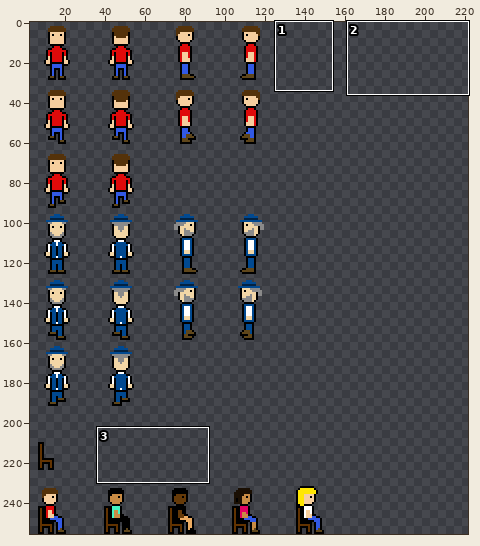
One commit to this sprite sheet: res/characterSheet.png. The first picture is a wide view before the edit; the outline marks the close-up.
Close-up. Before the edit:
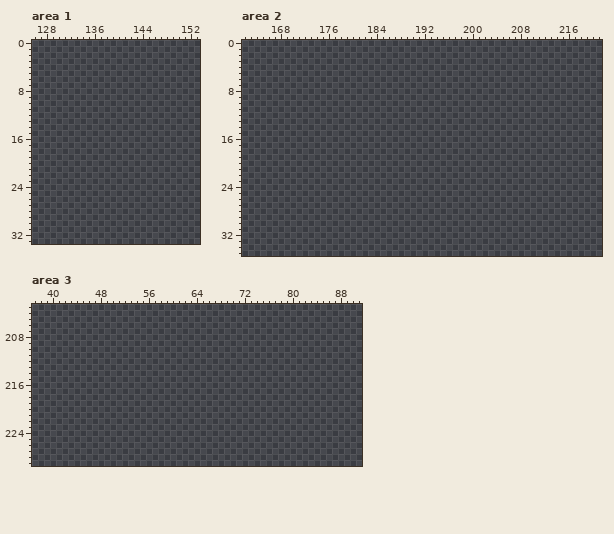
The file is 256x256 pixels. Pixels under 10% opacity are left out. Colours within 5 levels of each other are drawn and written as one. Shown: area 1: x 126..153, y 0..33; area 2: x 162..221, y 0..35; area 3: x 37..91, y 203..229. The wide view leaves out empty margins.
The result:
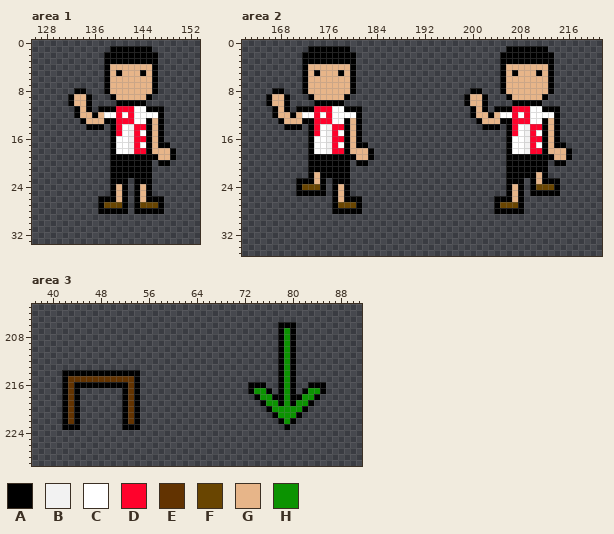
Palette (. is transparent): A #000000  B #f2f2f2  C #ffffff  D #ff022c  E #623301  F #694501  G #e7b589  H #0b9301
Diff:
Area 1:
y 1: x 139..145 ....... -> AAAAAAA
y 2..3: x 138..146 ......... -> AAAAAAAAA
y 4: x 138..146 ......... -> AGGGGGGGA
y 5: x 138..146 ......... -> AGAGGGAGA
y 6..7: x 138..146 ......... -> AGGGGGGGA
y 8: x 133..134 .. -> AA; x 138..146 ......... -> AGGGGGGGA
y 9: x 132..135 .... -> AGGA; x 139..145 ....... -> AGGGGGA
y 10: x 132..135 .... -> AGGA; x 140..144 ..... -> AAAAA
y 11: x 133..135 ... -> AGA; x 137..147 ........... -> AAADDDCCAAA
y 12: x 133..147 ............... -> AGGAGCCDCDCCCCA
y 13: x 134..147 .............. -> AGGGAADDDCCAGA
y 14: x 135..137 ... -> AAA; x 139..147 ......... -> ADCBDDAGA
y 15: x 139..147 ......... -> ADCBDCAGA
y 16: x 139..147 ......... -> ACCBDDAGA
y 17: x 139..148 .......... -> ACCBDCAGAA
y 18: x 139..149 ........... -> ACCBDDAGGGA
y 19: x 139..149 ........... -> AAAAAAAAGGA
y 20: x 139..145 ....... -> AAAAAAA; x 147..148 .. -> AA
y 21..22: x 139..145 ....... -> AAAAAAA
y 23: x 139..141 ... -> AAA; x 143..145 ... -> AAA
y 24..25: x 139..141 ... -> AGA; x 143..145 ... -> AGA
y 26: x 137..141 ..... -> AAAGA; x 143..147 ..... -> AGAAA
y 27: x 137..141 ..... -> AFFFA; x 143..147 ..... -> AFFFA
y 28: x 137..141 ..... -> AAAAA; x 143..147 ..... -> AAAAA
Area 2:
y 1: x 173..179 ....... -> AAAAAAA; x 206..212 ....... -> AAAAAAA
y 2..3: x 172..180 ......... -> AAAAAAAAA; x 205..213 ......... -> AAAAAAAAA
y 4: x 172..180 ......... -> AGGGGGGGA; x 205..213 ......... -> AGGGGGGGA
y 5: x 172..180 ......... -> AGAGGGAGA; x 205..213 ......... -> AGAGGGAGA
y 6..7: x 172..180 ......... -> AGGGGGGGA; x 205..213 ......... -> AGGGGGGGA
y 8: x 167..168 .. -> AA; x 172..180 ......... -> AGGGGGGGA; x 200..201 .. -> AA; x 205..213 ......... -> AGGGGGGGA
y 9: x 166..169 .... -> AGGA; x 173..179 ....... -> AGGGGGA; x 199..202 .... -> AGGA; x 206..212 ....... -> AGGGGGA
y 10: x 166..169 .... -> AGGA; x 174..178 ..... -> AAAAA; x 199..202 .... -> AGGA; x 207..211 ..... -> AAAAA
y 11: x 167..169 ... -> AGA; x 171..181 ........... -> AAADDDCCAAA; x 200..202 ... -> AGA; x 204..214 ........... -> AAADDDCCAAA
y 12: x 167..181 ............... -> AGGAGCCDCDCCCCA; x 200..214 ............... -> AGGAGCCDCDCCCCA
y 13: x 168..181 .............. -> AGGGAADDDCCAGA; x 201..214 .............. -> AGGGAADDDCCAGA
y 14: x 169..171 ... -> AAA; x 173..181 ......... -> ADCBDDAGA; x 202..204 ... -> AAA; x 206..214 ......... -> ADCBDDAGA
y 15: x 173..181 ......... -> ADCBDCAGA; x 206..214 ......... -> ADCBDCAGA
y 16: x 173..181 ......... -> ACCBDDAGA; x 206..214 ......... -> ACCBDDAGA
y 17: x 173..182 .......... -> ACCBDCAGAA; x 206..215 .......... -> ACCBDCAGAA
y 18: x 173..183 ........... -> ACCBDDAGGGA; x 206..216 ........... -> ACCBDDAGGGA
y 19: x 173..183 ........... -> AAAAAAAAGGA; x 206..216 ........... -> AAAAAAAAGGA
y 20: x 173..179 ....... -> AAAAAAA; x 181..182 .. -> AA; x 206..212 ....... -> AAAAAAA; x 214..215 .. -> AA
y 21: x 173..179 ....... -> AAAAAAA; x 206..212 ....... -> AAAAAAA
y 22: x 173..179 ....... -> AGAAAAA; x 206..212 ....... -> AAAAAGA
y 23: x 171..175 ..... -> AAAGA; x 177..179 ... -> AAA; x 206..208 ... -> AAA; x 210..214 ..... -> AGAAA
y 24: x 171..175 ..... -> AFFFA; x 177..179 ... -> AGA; x 206..208 ... -> AGA; x 210..214 ..... -> AFFFA
y 25: x 171..175 ..... -> AAAAA; x 177..179 ... -> AGA; x 206..208 ... -> AGA; x 210..214 ..... -> AAAAA
y 26: x 177..181 ..... -> AGAAA; x 204..208 ..... -> AAAGA
y 27: x 177..181 ..... -> AFFFA; x 204..208 ..... -> AFFFA
y 28: x 177..181 ..... -> AAAAA; x 204..208 ..... -> AAAAA
Area 3:
y 206: x 78..80 ... -> AAA
y 207..213: x 78..80 ... -> AHA
y 214: x 42..54 ............. -> AAAAAAAAAAAAA; x 78..80 ... -> AHA
y 215: x 42..54 ............. -> AEEEEEEEEEEEA; x 78..80 ... -> AHA
y 216: x 42..54 ............. -> AEAAAAAAAAAEA; x 73..75 ... -> AAA; x 78..80 ... -> AHA; x 83..85 ... -> AAA
y 217: x 42..44 ... -> AEA; x 52..54 ... -> AEA; x 73..76 .... -> AHHA; x 78..80 ... -> AHA; x 82..85 .... -> AHHA
y 218: x 42..44 ... -> AEA; x 52..54 ... -> AEA; x 74..84 ........... -> AHHAAHAAHHA
y 219: x 42..44 ... -> AEA; x 52..54 ... -> AEA; x 75..83 ......... -> AHHAHAHHA
y 220: x 42..44 ... -> AEA; x 52..54 ... -> AEA; x 76..82 ....... -> AHHHHHA
y 221: x 42..44 ... -> AEA; x 52..54 ... -> AEA; x 77..81 ..... -> AHHHA
y 222: x 42..44 ... -> AEA; x 52..54 ... -> AEA; x 78..80 ... -> AHA
y 223: x 42..44 ... -> AAA; x 52..54 ... -> AAA; x 79 . -> A
